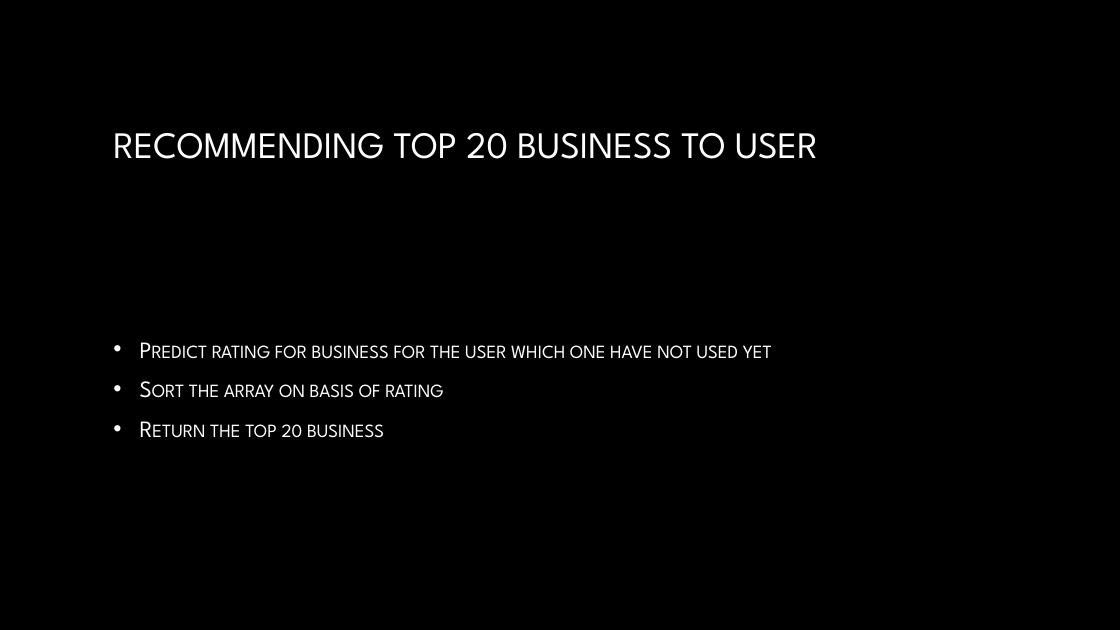
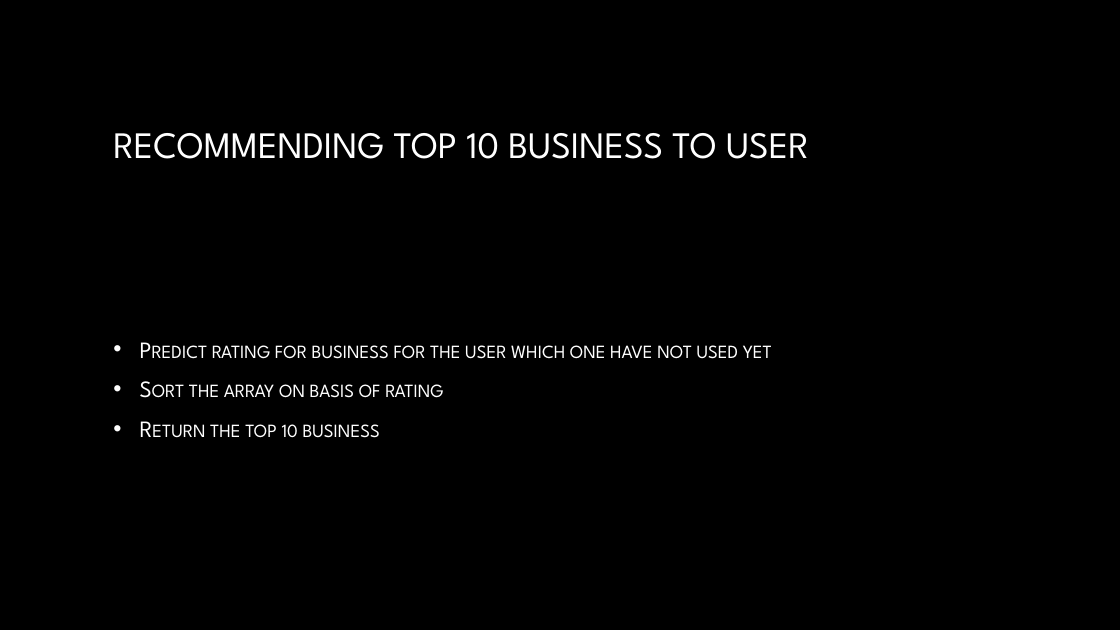
Before and after one commit to AbhayKasturia/YelpRecommendationSystem, a slide deck: slide 16 of Final_Presentation/draft_presentation.pptx. Drawn at 1120x630 pixels with LibreOffice and Linux fonts; fonts in the diff are those of the drawing; background and template pictures are left out. Boxes give left, top, right and bottom in pixels: in the first picture for what was removed or moved away, otherwise in the second. Text is boxed around its words. In the diff, an @@ line names an element or a change of style, - is before the commit and + after.

```diff
--- a/Final_Presentation/draft_presentation.pptx
+++ b/Final_Presentation/draft_presentation.pptx
@@ title at (x1=113, y1=133, x2=809, y2=159): text changed @@
-RECOMMENDING TOP 20 BUSINESS TO USER
+RECOMMENDING TOP 10 BUSINESS TO USER
@@ text at (x1=210, y1=424, x2=380, y2=438): text changed @@
-• Return the top 20 business
+• Return the top 10 business
```
Also in this commit, not shown: 3 other slides changed, 5 slides added, 2 slides removed.
